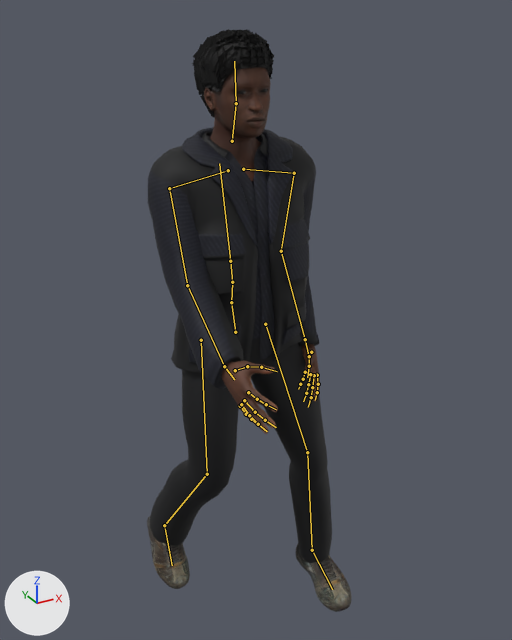
What one commit did to the glTF model public/models/npcs/newtown-producer.glb.
One viewpoint serves both versions: a 50 mm lens placed at (-0.879, -1.732, 1.869), pointed at (0.041, -0.059, 1.033). Lighting does not change. The marker at lower left points along +X, +Y and +Z. The first picture is the older version. Both versions are drawn at frame 1 of the action 'sprint'; the numbers are the values there. The bones that change, and the others that lie on the model, are drawn over the model as lines.

The first picture shows 'EyesMesh', 'HairShoesMesh', 'OutfitMesh', 'SkinMesh'.
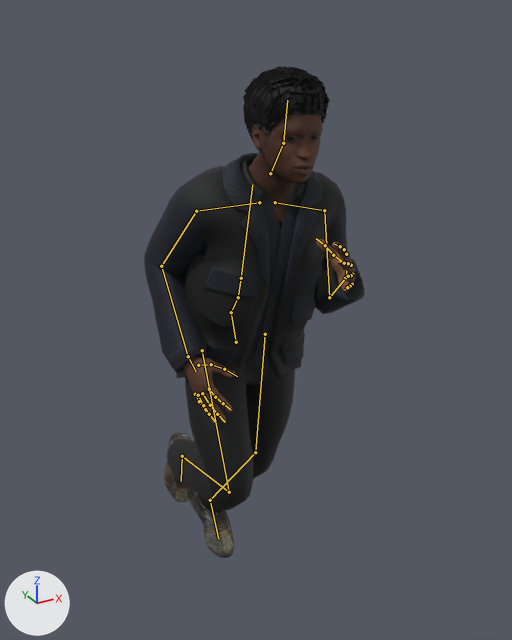
Boxes (x1, y1, x2, y2) around the edits, measured in the pictures (512 x 640 px):
'OutfitMesh', posed (20% wider, 17% shorter)
    before: (148, 128, 332, 563)
    after: (144, 153, 365, 513)
'SkinMesh', posed
    before: (204, 67, 320, 434)
    after: (184, 114, 355, 423)
'HairShoesMesh', posed (19% narrower, 16% shorter)
    before: (147, 29, 352, 612)
    after: (164, 66, 330, 558)
'EyesMesh', posed
    before: (236, 89, 267, 94)
    after: (287, 136, 318, 140)
bone 'Hips', root to tip
    before: (235, 332) to (231, 302)
    after: (236, 342) to (231, 312)
bone 'Spine', root to tip
    before: (231, 302) to (232, 282)
    after: (231, 312) to (238, 297)
bone 'Chest', root to tip
    before: (232, 282) to (230, 261)
    after: (238, 297) to (241, 278)
bone 'UpperArm_L', root to tip
    before: (294, 173) to (281, 251)
    after: (324, 210) to (329, 297)
bone 'LowerArm_L', root to tip
    before: (281, 251) to (305, 339)
    after: (329, 297) to (346, 277)
bone 'UpperArm_R', root to tip
    before: (169, 188) to (187, 285)
    after: (196, 211) to (161, 266)
bone 'LowerArm_R', root to tip
    before: (187, 285) to (224, 366)
    after: (161, 266) to (188, 356)
bone 'Head', root to tip
    before: (236, 103) to (234, 61)
    after: (283, 143) to (287, 100)
bone 'UpperLeg_L', root to tip
    before: (265, 324) to (307, 452)
    after: (265, 334) to (255, 452)
bone 'LowerLeg_L', root to tip
    before: (307, 452) to (312, 550)
    after: (255, 452) to (210, 500)
bone 'Foot_L', root to tip
    before: (312, 550) to (332, 589)
    after: (210, 500) to (218, 538)
bone 'UpperLeg_R', root to tip
    before: (201, 340) to (207, 474)
    after: (202, 350) to (229, 492)
bone 'LowerLeg_R', root to tip
    before: (207, 474) to (164, 525)
    after: (229, 492) to (182, 456)
bone 'Foot_R', root to tip
    before: (164, 525) to (172, 565)
    after: (182, 456) to (181, 481)

Diff of the bpy script that builds the scene:
```diff
--- a/public/models/npcs/newtown-producer.glb.py
+++ b/public/models/npcs/newtown-producer.glb.py
@@ bone_hips @@
 bone_hips = bpy.data.objects['Npc_newtown-producer'].pose.bones['Hips']  # child of 'Root'
-bone_hips.location = (0.0, 0.0, 0.0)
-bone_hips.rotation_quaternion = (0.998, 0.069, -0.006, 0.01)  # degrees (8, -1, 1)
+bone_hips.location = (0.001, -0.031, -0.012)
+bone_hips.rotation_quaternion = (0.999, 0.034, 0.005, 0.012)  # degrees (4, 1, 1)
@@ bone_spine @@
 bone_spine = bpy.data.objects['Npc_newtown-producer'].pose.bones['Spine']  # child of 'Hips'
-bone_spine.rotation_quaternion = (0.999, -0.038, 0.0, 0.008)  # degrees (-4, 0, 1)
+bone_spine.rotation_quaternion = (0.983, 0.166, -0.054, -0.052)  # degrees (20, -5, -7)
@@ bone_chest @@
 bone_chest = bpy.data.objects['Npc_newtown-producer'].pose.bones['Chest']  # child of 'Spine'
-bone_chest.rotation_quaternion = (0.999, -0.052, 0.001, -0.015)  # degrees (-6, 0, -2)
+bone_chest.rotation_quaternion = (0.997, -0.075, -0.014, 0.008)  # degrees (-9, -2, 1)
@@ bone_upperarm_l @@
 bone_upperarm_l = bpy.data.objects['Npc_newtown-producer'].pose.bones['UpperArm_L']  # child of 'clavicle_l'
-bone_upperarm_l.rotation_quaternion = (0.924, -0.148, 0.056, -0.348)  # degrees (-18, 0, -41)
+bone_upperarm_l.rotation_quaternion = (0.945, 0.182, 0.125, -0.242)  # degrees (17, 19, -26)
@@ bone_lowerarm_l @@
 bone_lowerarm_l = bpy.data.objects['Npc_newtown-producer'].pose.bones['LowerArm_L']  # child of 'UpperArm_L'
-bone_lowerarm_l.rotation_quaternion = (0.999, -0.04, 0.0, 0.0)  # degrees (-5, 0, 0)
+bone_lowerarm_l.rotation_quaternion = (0.803, 0.594, 0.0, 0.047)  # degrees (73, -3, 4)
@@ bone_upperarm_r @@
 bone_upperarm_r = bpy.data.objects['Npc_newtown-producer'].pose.bones['UpperArm_R']  # child of 'clavicle_r'
-bone_upperarm_r.rotation_quaternion = (0.924, 0.148, 0.056, 0.348)  # degrees (18, 0, 41)
+bone_upperarm_r.rotation_quaternion = (0.923, -0.192, -0.167, 0.289)  # degrees (-27, -11, 38)
@@ bone_lowerarm_r @@
 bone_lowerarm_r = bpy.data.objects['Npc_newtown-producer'].pose.bones['LowerArm_R']  # child of 'UpperArm_R'
-bone_lowerarm_r.rotation_quaternion = (0.999, -0.04, 0.0, 0.0)  # degrees (-5, 0, 0)
+bone_lowerarm_r.rotation_quaternion = (0.94, 0.341, 0.0, -0.027)  # degrees (40, 1, -3)
@@ bone_head @@
 bone_head = bpy.data.objects['Npc_newtown-producer'].pose.bones['Head']  # child of 'neck_01'
-bone_head.rotation_quaternion = (1.0, 0.011, 0.0, 0.005)  # degrees (1, 0, 1)
+bone_head.rotation_quaternion = (0.997, -0.072, 0.018, 0.036)  # degrees (-8, 2, 4)
@@ bone_upperleg_l @@
 bone_upperleg_l = bpy.data.objects['Npc_newtown-producer'].pose.bones['UpperLeg_L']  # child of 'Hips'
-bone_upperleg_l.rotation_quaternion = (-0.967, 0.229, 0.025, -0.119)  # degrees (-27, 0, 14)
+bone_upperleg_l.rotation_quaternion = (0.986, 0.057, -0.121, 0.09)  # degrees (5, -14, 10)
@@ bone_lowerleg_l @@
 bone_lowerleg_l = bpy.data.objects['Npc_newtown-producer'].pose.bones['LowerLeg_L']  # child of 'UpperLeg_L'
-bone_lowerleg_l.rotation_quaternion = (0.977, 0.223, 0.027, 0.007)  # degrees (26, 3, 1)
+bone_lowerleg_l.rotation_quaternion = (0.963, 0.262, 0.0, -0.05)  # degrees (30, 1, -5)
@@ bone_foot_l @@
 bone_foot_l = bpy.data.objects['Npc_newtown-producer'].pose.bones['Foot_L']  # child of 'LowerLeg_L'
-bone_foot_l.rotation_quaternion = (0.999, 0.016, 0.0, -0.001)  # degrees (2, 0, 0)
+bone_foot_l.rotation_quaternion = (0.977, -0.131, -0.064, 0.154)  # degrees (-16, -5, 19)
@@ bone_upperleg_r @@
 bone_upperleg_r = bpy.data.objects['Npc_newtown-producer'].pose.bones['UpperLeg_R']  # child of 'Hips'
-bone_upperleg_r.rotation_quaternion = (0.991, -0.119, 0.012, -0.056)  # degrees (-14, 1, -7)
+bone_upperleg_r.rotation_quaternion = (-0.954, 0.201, -0.163, 0.15)  # degrees (-27, 15, -21)
@@ bone_lowerleg_r @@
 bone_lowerleg_r = bpy.data.objects['Npc_newtown-producer'].pose.bones['LowerLeg_R']  # child of 'UpperLeg_R'
-bone_lowerleg_r.rotation_quaternion = (0.939, 0.343, -0.045, -0.008)  # degrees (40, -5, -3)
+bone_lowerleg_r.rotation_quaternion = (0.681, 0.719, 0.0, 0.136)  # degrees (92, -11, 11)
@@ bone_foot_r @@
 bone_foot_r = bpy.data.objects['Npc_newtown-producer'].pose.bones['Foot_R']  # child of 'LowerLeg_R'
-bone_foot_r.rotation_quaternion = (0.998, 0.059, -0.002, -0.005)  # degrees (7, 0, -1)
+bone_foot_r.rotation_quaternion = (0.984, 0.13, 0.069, -0.095)  # degrees (14, 9, -10)
```
